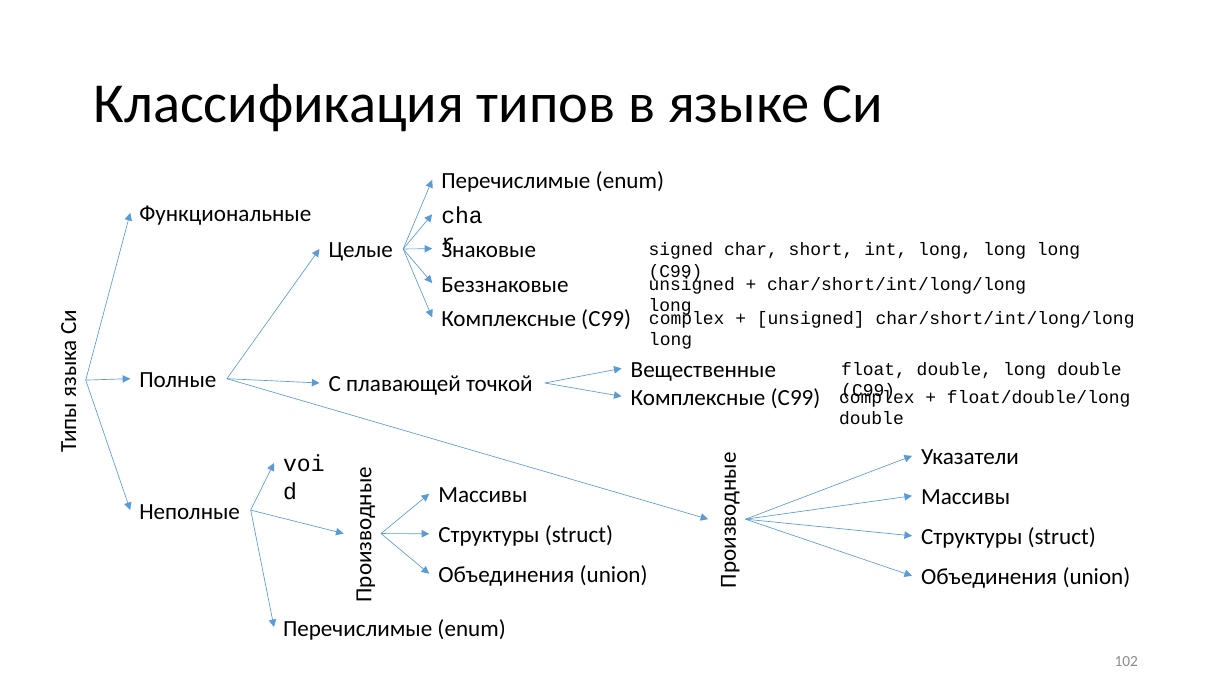
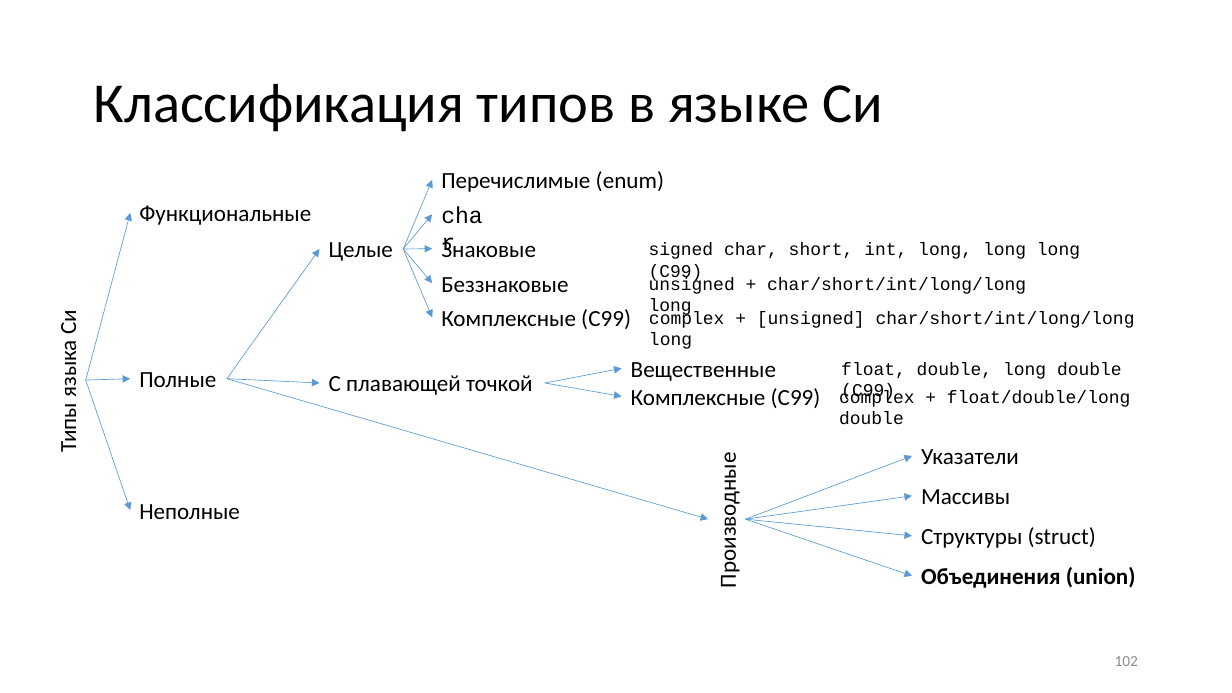
Before and after one commit to Evgueni-Petrov-aka-espetrov/Algorithms-and-Programming-in-C-pptx, a slide deck: slide 102 of 03.5 Типы языка С.pptx. Drawn at 1232x693 pixels with LibreOffice and Linux fonts; fonts in the diff are those of the drawing. Boxes give left, top, right and bottom in pixels: in the first picture for what was removed or moved away, otherwise in the second. Text is boxed around its words. In the diff, an @@ line names an element or a change of style, - is before the commit and + after.

Commit message:
сделал подсветку текущего узла в классификации типов

```diff
--- a/03.5 Типы языка С.pptx
+++ b/03.5 Типы языка С.pptx
@@ text removed at [274,445,345,482] @@
-void
@@ arrow removed from (250, 510) to (274, 463) @@
@@ text removed at [349,480,377,599] @@
-Производные
@@ arrow removed from (381, 533) to (430, 494) @@
@@ text removed at [438,487,527,502] @@
-Массивы
@@ arrow removed from (250, 510) to (344, 533) @@
@@ arrow removed from (250, 510) to (274, 628) @@
@@ arrow removed from (381, 533) to (430, 534) @@
@@ arrow removed from (381, 533) to (430, 574) @@
@@ text removed at [438,525,613,546] @@
-Структуры (struct)
@@ text removed at [438,565,648,586] @@
-Объединения (union)
@@ text "Объединения (union)" at [921,567,1136,588]: bold on @@
@@ text removed at [283,619,505,640] @@
-Перечислимые (enum)
```
Also in this commit, not shown: 20 other slides changed.
